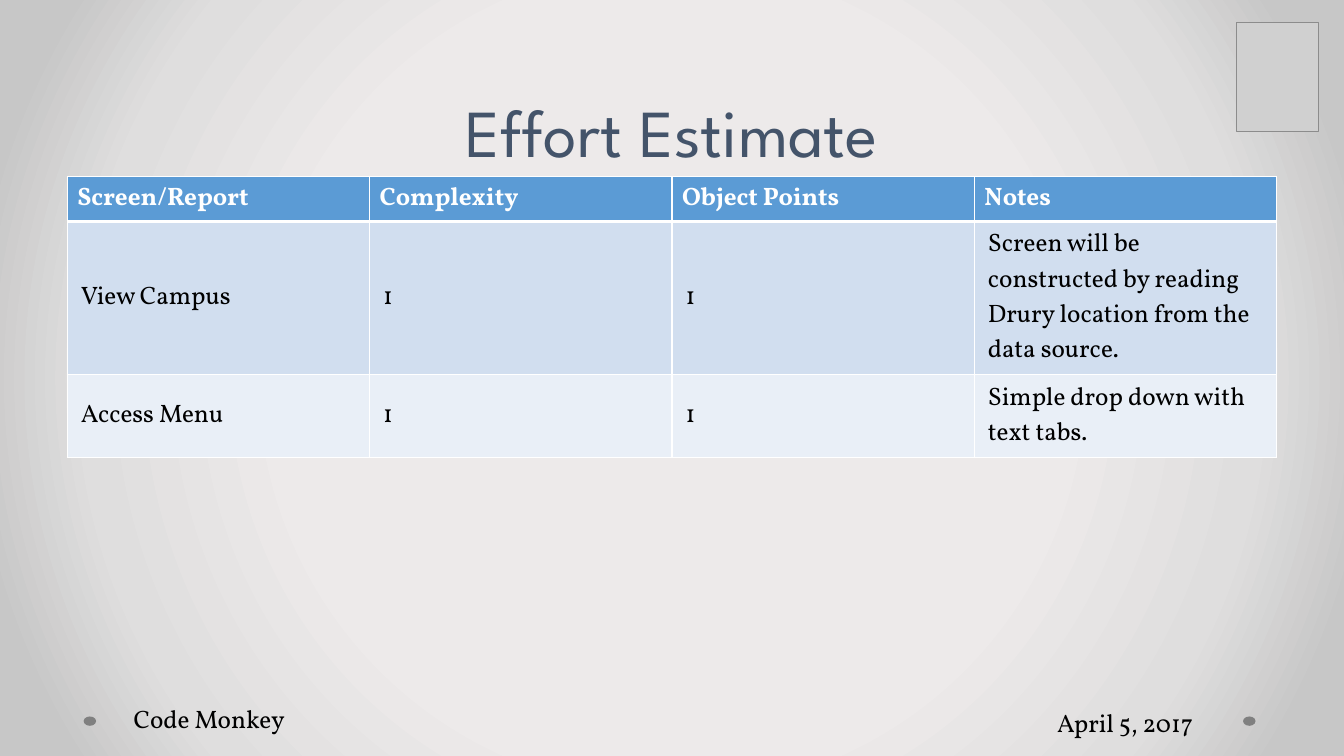
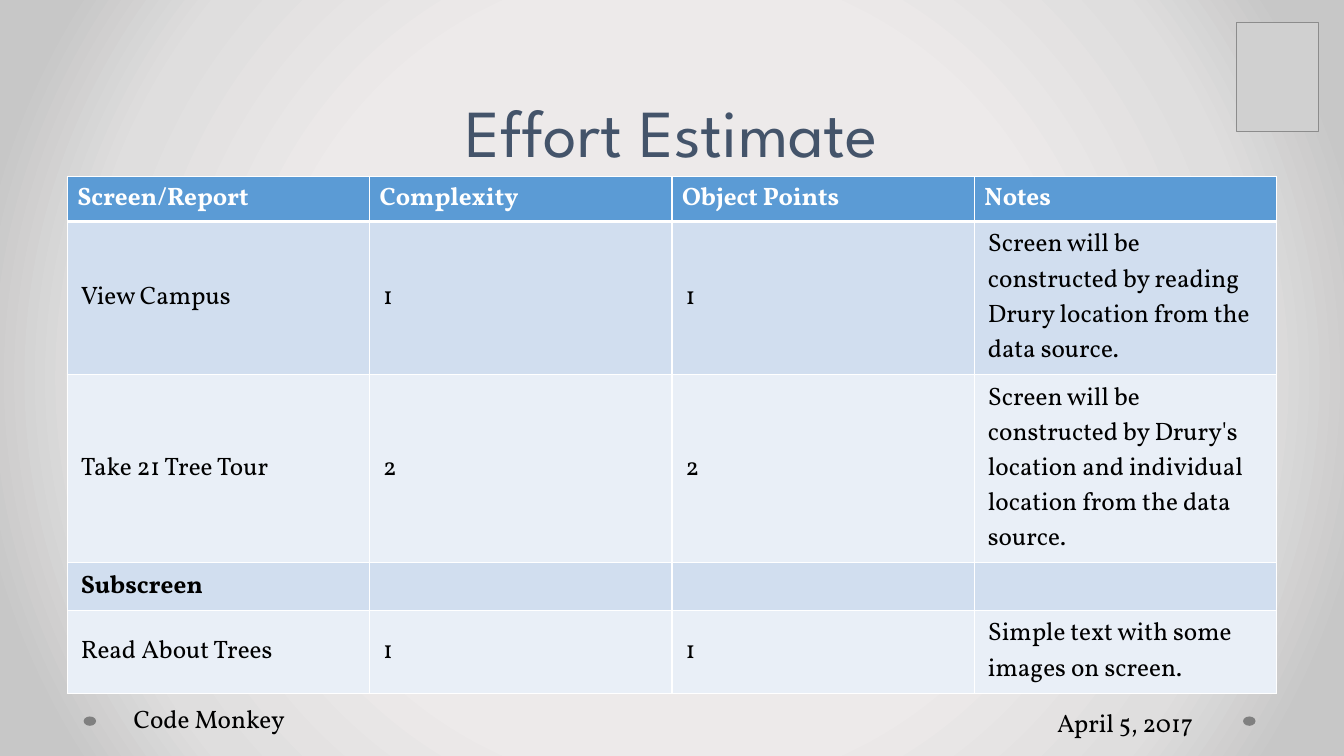
Before and after one commit to falsabhan/D.Eco, a slide deck: slide 7 of Sprint1Presentation.pptx (slide 8 before the commit). Drawn at 1344x756 pixels with LibreOffice and Linux fonts; fonts in the diff are those of the drawing; grey boxes stand for pictures. Boxes give left, top, right and bottom in pixels: in the first picture for what was removed or moved away, otherwise in the second. Text is boxed around its words. In the diff, an @@ line names an element or a change of style, - is before the commit and + after.

```diff
--- a/Sprint1Presentation.pptx
+++ b/Sprint1Presentation.pptx
@@ table at [68,176,1277,687] @@
-row 3: Access Menu | 1 | 1 | Simple drop down with text tabs.
+row 3: Take 21 Tree Tour | 2 | 2 | Screen will be constructed by Drury's location and individual location from the data source.
+row 4: Subscreen |  |  | 
+row 5: Read About Trees | 1 | 1 | Simple text with some images on screen.
```
Also in this commit, not shown: 7 other slides changed, 6 slides removed, 2 other files.
